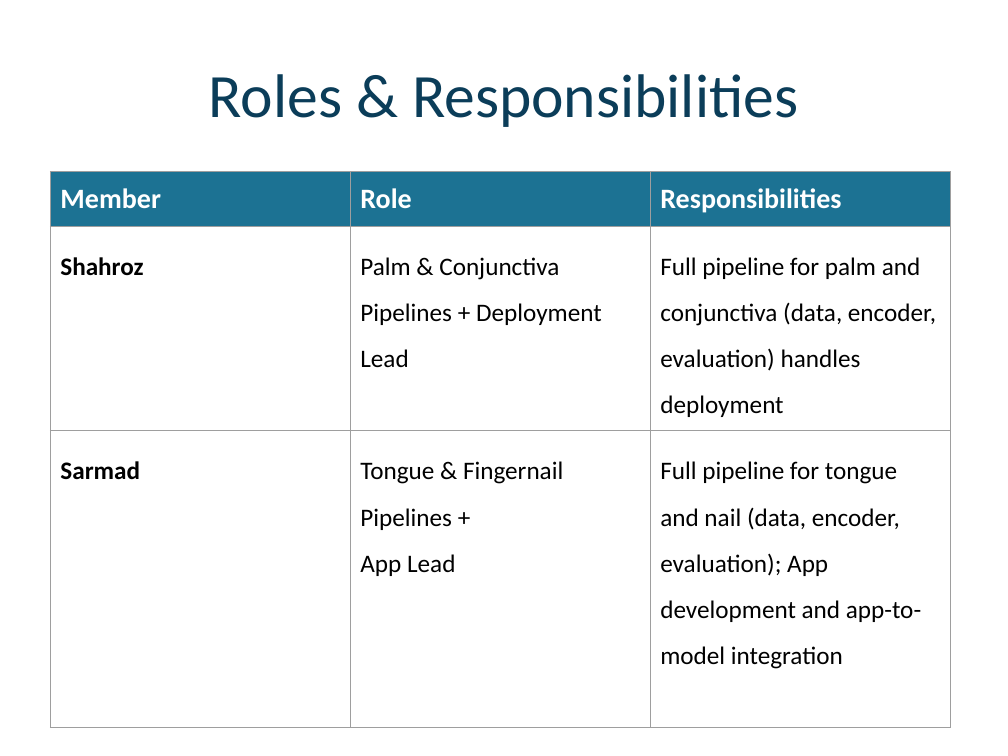
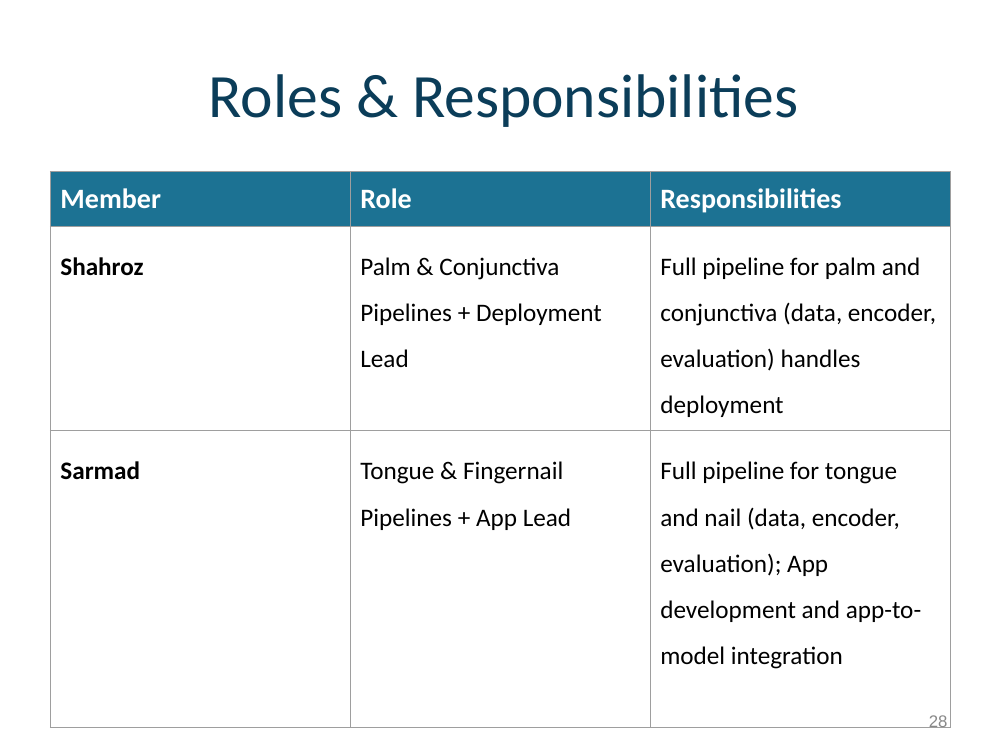
Before and after one commit to Jaffar-Kazmi/GLANCE, a slide deck: slide 28 of docs/proposal/slides.pptx (slide 27 before the commit). Drawn at 1008x756 pixels with LibreOffice and Linux fonts; fonts in the diff are those of the drawing; background and template pictures are left out. Boxes give left, top, right and bottom in pixels: in the first picture for what was removed or moved away, otherwise in the second. Text is boxed around its words. In the diff, an @@ line names an element or a change of style, - is before the commit and + after.

```diff
--- a/docs/proposal/slides.pptx
+++ b/docs/proposal/slides.pptx
@@ table at (x1=50, y1=171, x2=952, y2=673) @@
-row 3, column 2: Tongue & Fingernail Pipelines + / App Lead
+row 3, column 2: Tongue & Fingernail Pipelines + App Lead
@@ page number added at (x1=929, y1=715, x2=948, y2=728), 12 pt, text #888888 @@
+28
```
Also in this commit, not shown: 24 other slides changed, 5 slides added, 1 slide removed.
